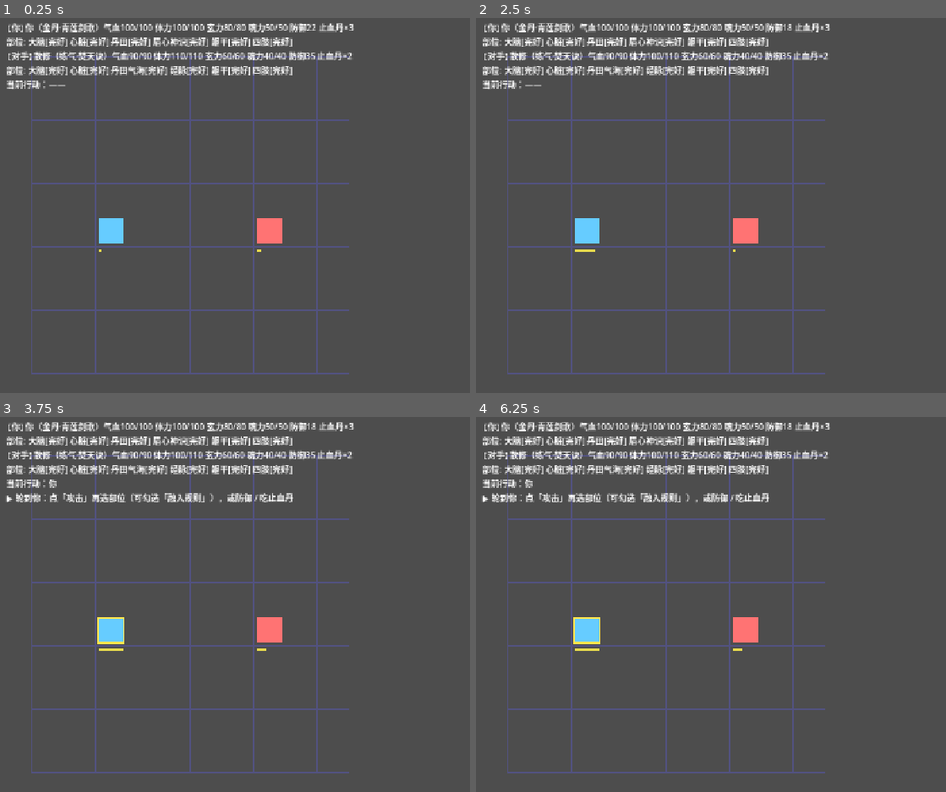
Above: before the commit, frames 1-4 (two rows, left to right).
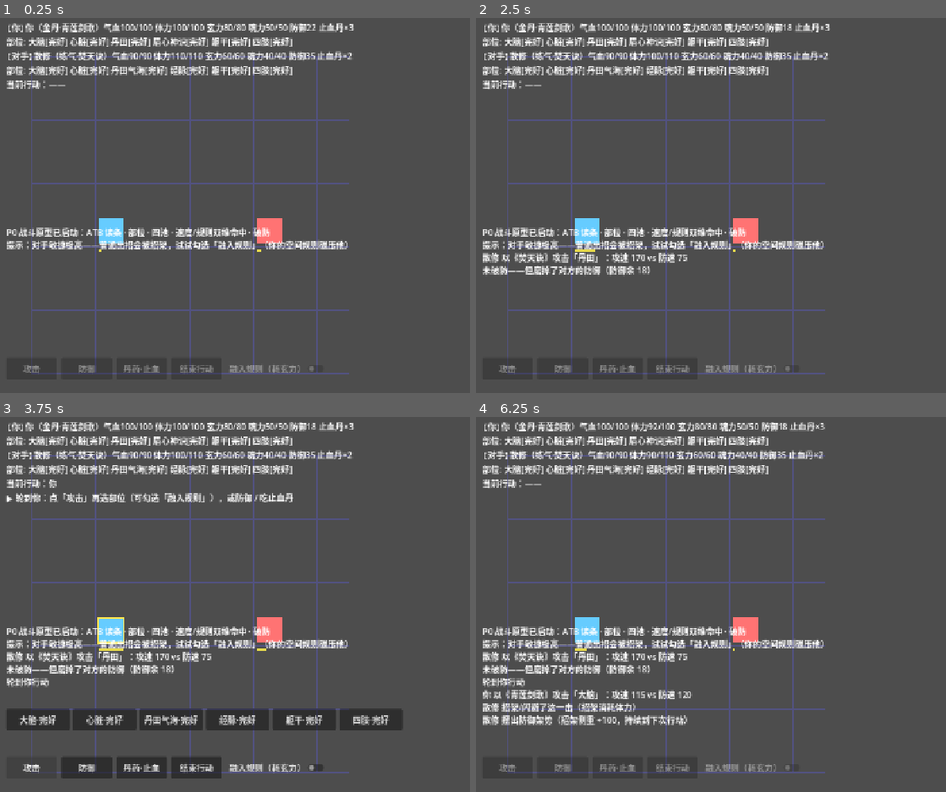
Above: after the commit, the same moments.

Repository: ChocLiu/wandaozhengming
Game: Godot game, scene res://scenes/battle.tscn
Same seed, same stepped clock (60 frames per second), same inputs: the game is played once before the commit and once after it.
Inputs (mouse positions are in pixels of both pictures, inside the frame that each line leads up to):
- Up to frame 1 (0.25 s): no input
- Up to frame 2 (2.5 s): tap Enter at 0.5, 2 s; tap Space at 1.25 s
- Up to frame 3 (3.75 s): tap Space at 2.75 s; click (32, 769) at 3.5 s, where only the run after the commit has a clickable "攻击"
- Up to frame 4 (6.25 s): click (513, 720) at 4.25 s, where only the run after the commit has a clickable "大脑·完好"; tap Enter at 5 s; tap Space at 5.75 s

The runs differ from the first frame. In frame 1, 2.6% of the frame differs, in the area x 1-74%, y 55-96%; in frame 2, 3.9%; in frame 3, 9.8%, in the area x 1-86%, y 55-97%; in frame 4, 8.0%.

Commit message:
fix: HUD根控件尺寸为0导致所有子控件渲染在屏幕外
根因: Node2D 下的根 Control 用锚点预设(PRESET_FULL_RECT)在 _ready 时机不生效,
实测 rect 为 (0,0)——子控件锚点相对 0 尺寸父级计算, 全部落到负坐标屏幕外。

修复: 根控件显式固定尺寸 offset_right/bottom = 1280x720 (P0 固定分辨率)

验证: 新增 --shot 截图调试模式(命令行 -- --shot, 每秒截图+布局打印到 _debug/),
像素分析确认按钮底色+文字已渲染在操作区。

附带: event_bus 未使用信号警告加 @warning_ignore 静默

Diff:
--- a/godot/scripts/battle.gd
+++ b/godot/scripts/battle.gd
@@ -20,8 +20,14 @@
 var battle_over := false
 var hud: BattleHud
 
+# 截图调试模式：命令行加 -- --shot，每秒存一张图到 _debug/，6 张后自动退出
+var _shot_mode := false
+var _shot_elapsed := 0.0
+var _shot_count := 0
+
 
 func _ready() -> void:
+	_shot_mode = "--shot" in OS.get_cmdline_user_args()
 	randomize()
 	player = UnitSystem.spawn({
 		"id": "player", "display_name": "你", "team": 0, "realm": "金丹",
@@ -57,6 +63,8 @@
 
 
 func _process(delta: float) -> void:
+	if _shot_mode:
+		_take_debug_shots(delta)
 	if battle_over:
 		return
 	StatusSystem.tick(delta)
@@ -289,6 +297,24 @@
 		hud.log(text)
 
 
+func _take_debug_shots(delta: float) -> void:
+	_shot_elapsed += delta
+	if _shot_elapsed < float(_shot_count + 1):
+		return
+	_shot_count += 1
+	var img := get_viewport().get_texture().get_image()
+	DirAccess.make_dir_recursive_absolute("res://_debug")
+	img.save_png("res://_debug/shot_%d.png" % _shot_count)
+	print("DEBUG shot %d saved (actor=%s)" % [_shot_count, current_actor.display_name if current_actor != null else "none"])
+	if _shot_count == 1:
+		print("DEBUG viewport=", get_viewport().get_visible_rect())
+		print("DEBUG hud rect=", hud.get_rect(), " global=", hud.global_position)
+		for child in [hud.info_label, hud.log_rtl, hud.part_row, hud.action_row]:
+			print("DEBUG child ", child.name, " rect=", child.get_rect(), " global_pos=", child.global_position, " visible=", child.visible)
+	if _shot_count >= 6:
+		get_tree().quit()
+
+
 # ---------- 表现层绘制 ----------
 
 func _draw() -> void:
--- a/godot/systems/event_bus.gd
+++ b/godot/systems/event_bus.gd
@@ -1,16 +1,25 @@
 extends Node
 ## 事件总线：六子系统与功法机制只通过信号通信，不直接互相调用（技术方案 §2.1）
+## 注意：总线信号的发出方在其他脚本，本类内不 emit——警告用 @warning_ignore 静默。
 
 # ---- 战斗流程 ----
+@warning_ignore("unused_signal")
 signal battle_started
+@warning_ignore("unused_signal")
 signal turn_ready(unit)          # 某单位行动条满，轮到行动
+@warning_ignore("unused_signal")
 signal action_taken(unit, action) # 单位完成一次行动
 
 # ---- ⑥ 部位面 ----
+@warning_ignore("unused_signal")
 signal part_hurt(unit, part, old_state: int, new_state: int)
+@warning_ignore("unused_signal")
 signal part_destroyed(unit, part)
+@warning_ignore("unused_signal")
 signal vital_hit(unit, part)     # 要害被击毁
 
 # ---- ② 资源面 ----
+@warning_ignore("unused_signal")
 signal pool_changed(unit, pool: String, value: float, max_value: float)
+@warning_ignore("unused_signal")
 signal unit_died(unit, cause: String)  # cause: 失血 / 要害 / 神魂
--- a/godot/ui/battle_hud.gd
+++ b/godot/ui/battle_hud.gd
@@ -20,7 +20,11 @@
 
 
 func _ready() -> void:
-	set_anchors_and_offsets_preset(Control.PRESET_FULL_RECT)
+	# 根控件显式固定尺寸（P0 固定分辨率 1280x720）：
+	# 锚点预设对 Node2D 下的根 Control 在 _ready 时机不生效（实测 rect 为 0），
+	# 子控件锚点是相对本控件计算的，根没尺寸 → 子控件全跑到屏幕外。
+	offset_right = 1280.0
+	offset_bottom = 720.0
 	mouse_filter = Control.MOUSE_FILTER_IGNORE  # 根节点不挡输入，子控件各自接收
 
 	info_label = Label.new()
Not shown, changed: .gitignore
